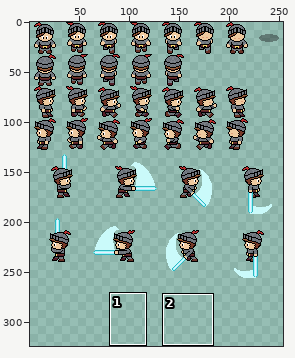
One commit to this pixel-art file: Assets/Sprites/player/player_knight_master.aseprite. Above, an overview of the earlier version with the close-up marked.
Close-up. Before the edit:
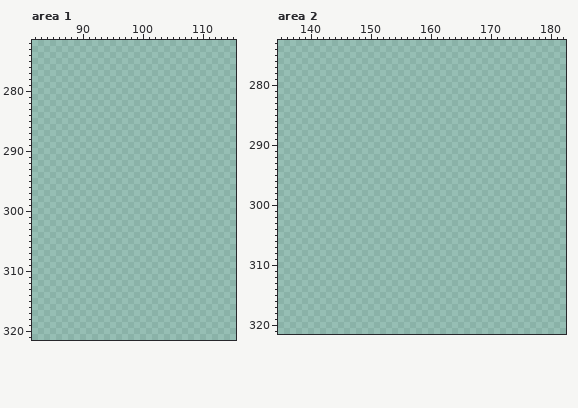
640x640 pixels, 1 frame. Shown: area 1: x 82..115, y 272..321; area 2: x 135..182, y 273..321. The wide view leaves out empty margins. The commit also changed other parts of the picture, which this record leaves out.
Visible layers, top first: "Sword", "Player".
Palette (. is transparent): 
Once edited:
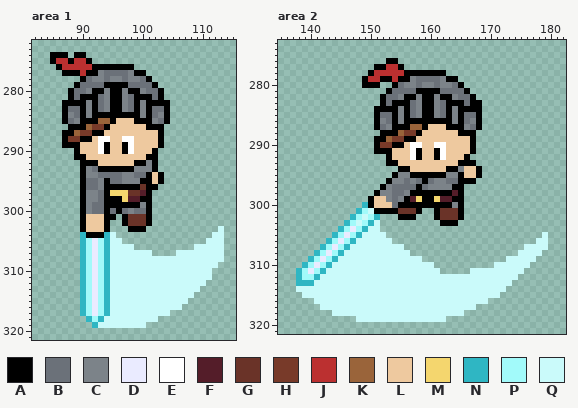
Colours new in this view: A #000000  B #6b7179  C #7c8389  D #eaebff  E #ffffff  F #541d29  G #6a3328  H #783a29  J #bb3030  K #9a643a  L #eec99f  M #f4d66e  N #2fb6c3  P #a2fafa  Q #cafafa
Commit: Player Attack Animations Added downward thrust
Change:
Changed rows in their new state; - is an unchanged pixel.
Area 1, layers "Sword", "Player":
first column x 85:
274 AAA-AA-----------------------
275 AJJAJJA----------------------
276 -AJJJJJAAAAAAA---------------
277 --AAAJAACBBBBCAA-------------
278 -----ABCCBCCBCCBA------------
279 ----ABBBBAAAABBBBA-----------
280 ---ABBCAACAACAACBBA----------
281 ---ABAAABCAACBAAABA----------
282 --AAAACABCAACBACAAAA---------
283 --ABBACABCAACBACABBA---------
284 --ACBACAAAAAAAACABCA---------
285 --ABCAAAKKALLLAAACBA---------
286 ---AAAKHHALLLLLLAAA----------
287 --AAKHHAALLLLLLLLLA----------
288 --AHHAALEELLEELLLLA----------
289 --AAALLLEALLAELLLLA----------
290 ----ALLLEALLAELLLA-----------
291 ----AALLLLLLLLLLAA-----------
292 -----AAALLLLLLAACA-----------
293 -----ACBAAAAAACCCA-----------
294 -----ACCBBBBCCBBALA----------
295 -----ABBCABBCCCAALA----------
296 -----ABBCAAAAAAGAA-----------
297 -----ACCBAMMMGGFA------------
298 -----ACCBAAAMFFAA------------
299 -----ACBBAAAAAACA------------
300 -----ACBBABABCBBA------------
301 -----ALLLAA-AGGGA------------
302 -----ALLLA--AGGGA------------
303 -----ALLLA---AAA------------Q
304 -----NAAANQ----------------QQ
305 -----NPDPNQQ--------------QQQ
306 -----NPDPNQQQQ----------QQQQQ
307 -----NPDPNQQQQQQQ----QQQQQQQQ
308 -----NPDPNQQQQQQQQQQQQQQQQQQQ
309 -----NPDPNQQQQQQQQQQQQQQQQQQ-
310 -----NPDPNQQQQQQQQQQQQQQQQQ--
311 -----NPDPNQQQQQQQQQQQQQQQQQ--
312 -----NPDPNQQQQQQQQQQQQQQQQ---
313 -----NPDPNQQQQQQQQQQQQQQQ----
314 -----NPDPNQQQQQQQQQQQQQQ-----
315 -----NPDPNQQQQQQQQQQQQQ------
316 -----NPDPNQQQQQQQQQQQQ-------
317 -----NPDPNQQQQQQQQQQ---------
318 ------NPNQQQQQQQQQ-----------
319 -------NQQQQQQQQ-------------
Area 2, layers "Sword", "Player":
first column x 138:
276 ---------------AA-------------------------
277 -------------AAJJA------------------------
278 ------------AJJJJJAAAAAAA-----------------
279 -----------AJJAAJAACBBBBCAA---------------
280 -----------AAA--ABCCBCCBCCBA--------------
281 ---------------ABBBBAAAABBBBA-------------
282 --------------ABBCAACAACAACBBA------------
283 --------------ABAAABCAACBAAABAA-----------
284 -------------AAAACABCAACBACAAAA-----------
285 -------------ABBACABCAACBACABBA-----------
286 -------------ACBACAAAAAAAACABCA-----------
287 -------------ABCAAAKKALLLAAACBA-----------
288 --------------AAAKHHALLLLLLAAA------------
289 -------------AAKHHAALLLLLLLLLA------------
290 -------------AHHAALEELLEELLLLA------------
291 -------------AAALLLEALLAELLLLA------------
292 ---------------ALLLEALLAELLLA-------------
293 ---------------AALLLLLLLLLLAAA------------
294 -----------------AALLLLLLAACLLA-----------
295 ----------------ACCAAAAAACCALLA-----------
296 ---------------ACCBCBABCCBBAAA------------
297 --------------ACBBBBABCCCCAA--------------
298 -------------ACCBBCAAAAAAAFA--------------
299 ------------ALLCBCAFMAAMFFAA--------------
300 -----------NALLLBAAAAAAAAACA--------------
301 ----------NPQAAAAGGGA--AGGGA--------------
302 ---------NPQPN---AAA---AGGGA--------------
303 --------NPQPNQ----------AAA---------------
304 -------NPDPNQQ----------------------------
305 ------NPDPNQQQQ--------------------------Q
306 -----NPDPNQQQQQQ------------------------QQ
307 ----NPDPNQQQQQQQQQ--------------------QQQQ
308 ---NPDPNQQQQQQQQQQQ------------------QQQQ-
309 --NPDPNQQQQQQQQQQQQQQ--------------QQQQQ--
310 -NPDPNQQQQQQQQQQQQQQQQQ----------QQQQQQ---
311 NPDPNQQQQQQQQQQQQQQQQQQQ-----QQQQQQQQQ----
312 NPPNQQQQQQQQQQQQQQQQQQQQQQQQQQQQQQQQQ-----
313 NNNQQQQQQQQQQQQQQQQQQQQQQQQQQQQQQQQQ------
314 QQQQQQQQQQQQQQQQQQQQQQQQQQQQQQQQQQQ-------
315 -QQQQQQQQQQQQQQQQQQQQQQQQQQQQQQQQQ--------
316 ---QQQQQQQQQQQQQQQQQQQQQQQQQQQQQ----------
317 ----QQQQQQQQQQQQQQQQQQQQQQQQQQ------------
318 ------QQQQQQQQQQQQQQQQQQQQQQ--------------
319 ----------QQQQQQQQQQQQQQQ-----------------
Boxes around the changes in both close-ups, in picture pixels (x1, y1, x2, y2):
added: (50, 52, 224, 328)
added: (296, 58, 548, 322)
